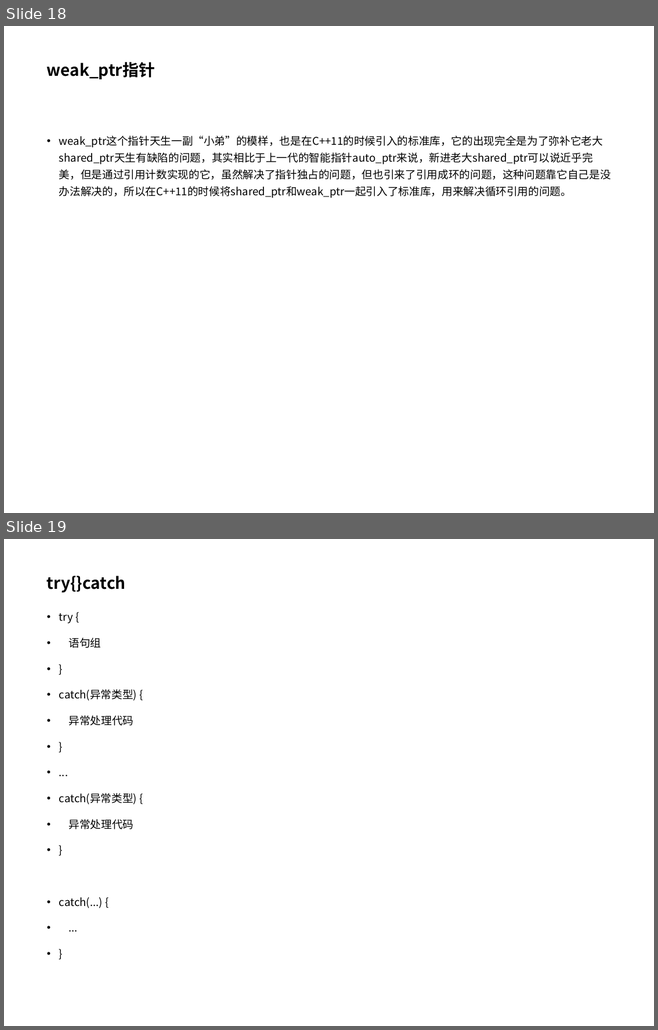
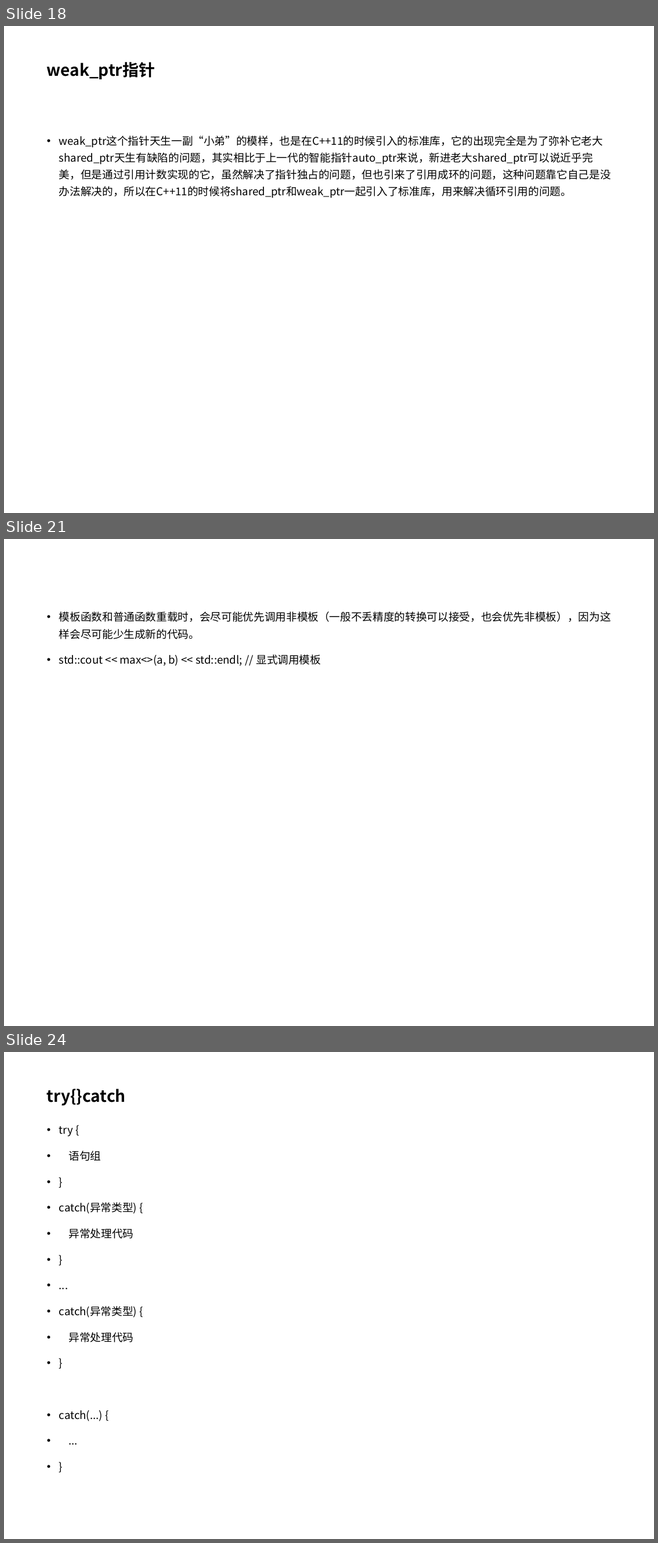
Before and after one commit to pointer1618/projects, a slide deck: lan7/c++11特性.ppt. Shown one above the other, each under a label of ours: slides 18 and 19 before the commit, slides 18, 21 and 24 after it; the slides between them are not shown. The pictures are 658x1030 and 658x1543 pixels, drawn with LibreOffice and Linux fonts; fonts in the diff are those of the drawing; background and template pictures are left out. Boxes give left, top, right and bottom in pixels: in the first picture for what was removed or moved away, otherwise in the second. Text is boxed around its words. In the diff, an @@ line names an element or a change of style, - is before the commit and + after.

```diff
--- a/lan7/c++11特性.ppt
+++ b/lan7/c++11特性.ppt
@@ slide 21 added at box(4, 539, 654, 1026), background #FFFFFF @@
@@ text added at box(59, 611, 611, 666), 12 pt, text #000000 @@
+• 模板函数和普通函数重载时，会尽可能优先调用非模板（一般不丢精度的转换可以接受，也会优先非模板），因为这样会尽可能少生成新的代码。
+• std::cout << max<>(a, b) << std::endl; // 显式调用模板
@@ what was slide 19 is now slide 24 @@
```
Also in this commit, not shown: 1 slide changed, 6 other slides added, 1 slide removed.
